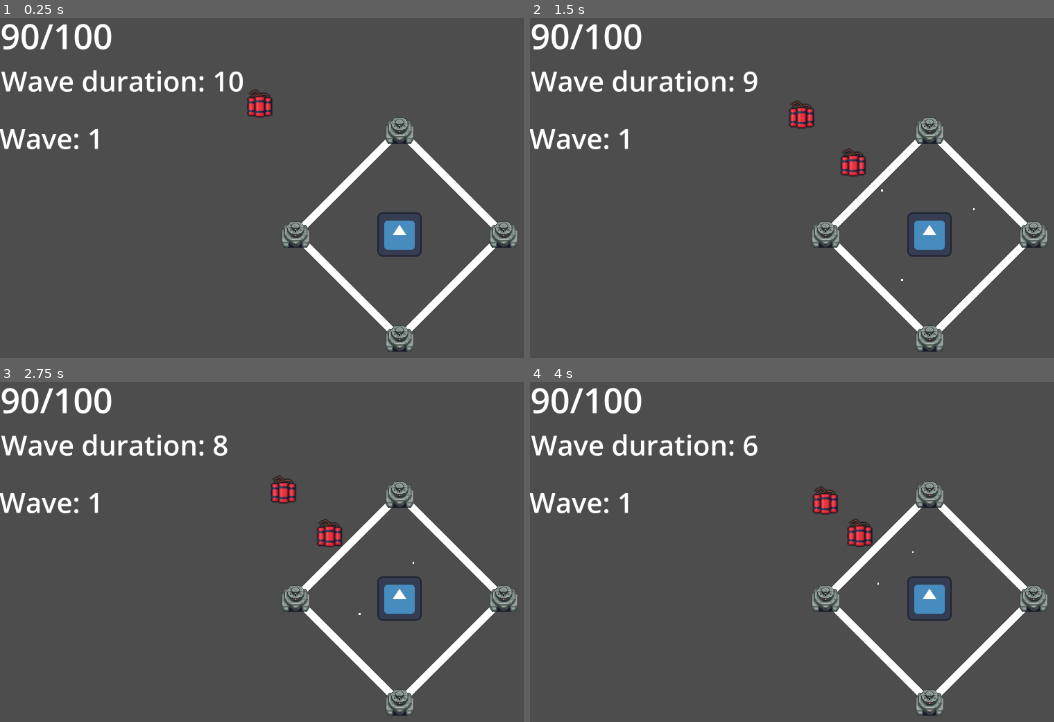
Above: before the commit, frames 1-4 (two rows, left to right).
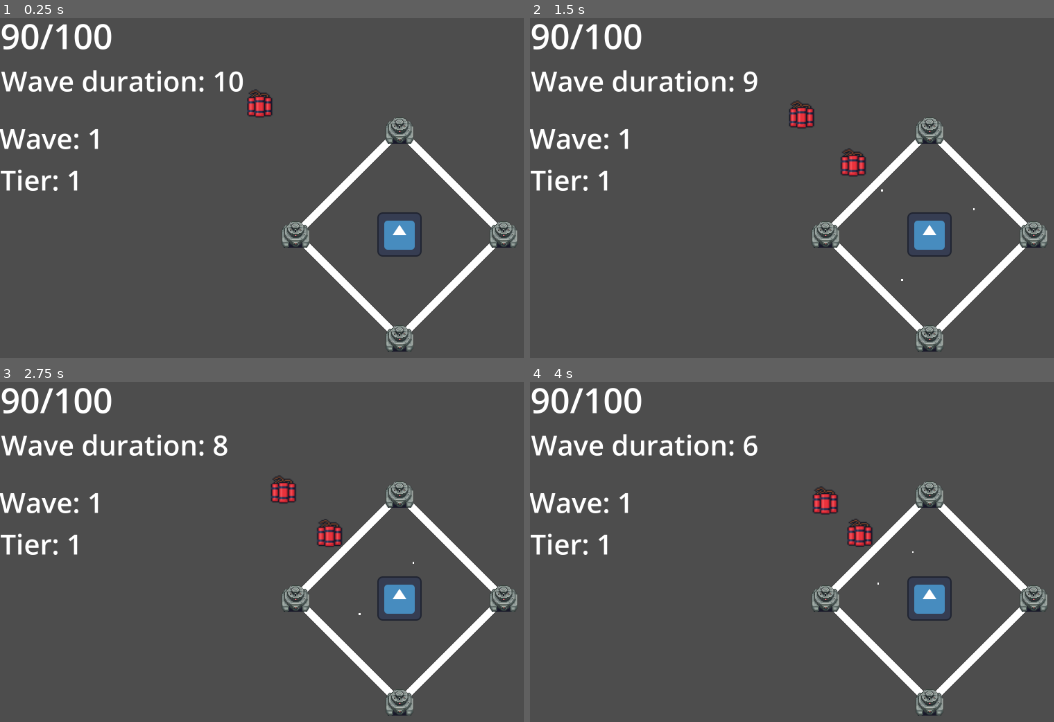
Above: after the commit, the same moments.

Repository: PM-Micael/Project-Tower
Game: Godot game, scene res://Scenes/Game.tscn
Same seed, same stepped clock (60 frames per second), same inputs: the game is played once before the commit and once after it. The engine's default icon, where the game draws it, is replaced by a stand-in: a white triangle on a blue panel in a dark square.
Inputs:
- Up to frame 1 (0.25 s): no input
- Up to frame 2 (1.5 s): no input
- Up to frame 3 (2.75 s): no input
- Up to frame 4 (4 s): no input

The runs differ from the first frame. In frame 1, 0.3% of the frame differs, in the area x 0-15%, y 44-51%; in frame 2, 0.3%; in frame 3, 0.3%; in frame 4, 0.3%.

Commit message:
UI element for currently selected tier is now displayed.

Diff:
--- a/Scenes/Game.tscn
+++ b/Scenes/Game.tscn
@@ -10,6 +10,7 @@
 [ext_resource type="PackedScene" uid="uid://ddkv70duynxc" path="res://Scenes/Structures/wall.tscn" id="6_fgofq"]
 [ext_resource type="Script" uid="uid://c6vcjgdnd3p3x" path="res://Scripts/UI/counter_label.gd" id="9_bf53h"]
 [ext_resource type="Script" uid="uid://8d6w7ajsikx3" path="res://Scripts/UI/wave_counter_lable.gd" id="10_71axn"]
+[ext_resource type="Script" uid="uid://b286gxsuai4l6" path="res://Scripts/UI/tier_display.gd" id="11_dahhg"]
 
 [node name="Game" type="Node2D"]
 
@@ -73,3 +74,12 @@
 offset_bottom = -227.0
 theme_override_font_sizes/font_size = 80
 script = ExtResource("10_71axn")
+
+[node name="TierDisplay" type="Label" parent="Camera2D/HUD"]
+layout_mode = 0
+offset_left = -1151.0
+offset_top = -213.0
+offset_right = -1111.0
+offset_bottom = -103.0
+theme_override_font_sizes/font_size = 80
+script = ExtResource("11_dahhg")
--- /dev/null
+++ b/Scripts/UI/tier_display.gd
@@ -0,0 +1,7 @@
+extends Label
+
+@onready var round_handler = get_node("/root/Game/DefendTower/RoundHandler")
+
+func _ready() -> void:
+	if round_handler:
+		text = "Tier: " + str(round_handler.current_tier)
--- a/Scripts/UI/wave_counter_lable.gd
+++ b/Scripts/UI/wave_counter_lable.gd
@@ -6,6 +6,5 @@
 	round_handler.connect("wave_update", Callable(self, "_on_wave_update"))
 
 func _on_wave_update(wave_count: int):
-	print("new Wave")
 	if round_handler:
 		text = "Wave: " + str(wave_count)
--- a/Scripts/round_handler.gd
+++ b/Scripts/round_handler.gd
@@ -4,6 +4,7 @@
 @export var prep_phase_duration: float = 5.0
 @export var round_tier: int = 2 # Placeholder
 
+var current_tier: int = 1 # Placeholder
 var current_wave: int = 1 # Placeholder
 var wave_countdown: float = wave_duration
 var prep_phase_countdown: float = prep_phase_duration
@@ -13,7 +14,7 @@
 signal wave_update (count)
 
 func _ready() -> void:
-	await get_tree().process_frame # Bandade solution ?
+	await get_tree().process_frame
 	emit_signal("wave_update", current_wave)
 
 func _physics_process(delta: float) -> void:
Not shown: 1 places in Scenes/Game.tscn that only renumber resources
Not shown, added: Scripts/UI/tier_display.gd.uid
Not shown, changed: pipeline.txt
